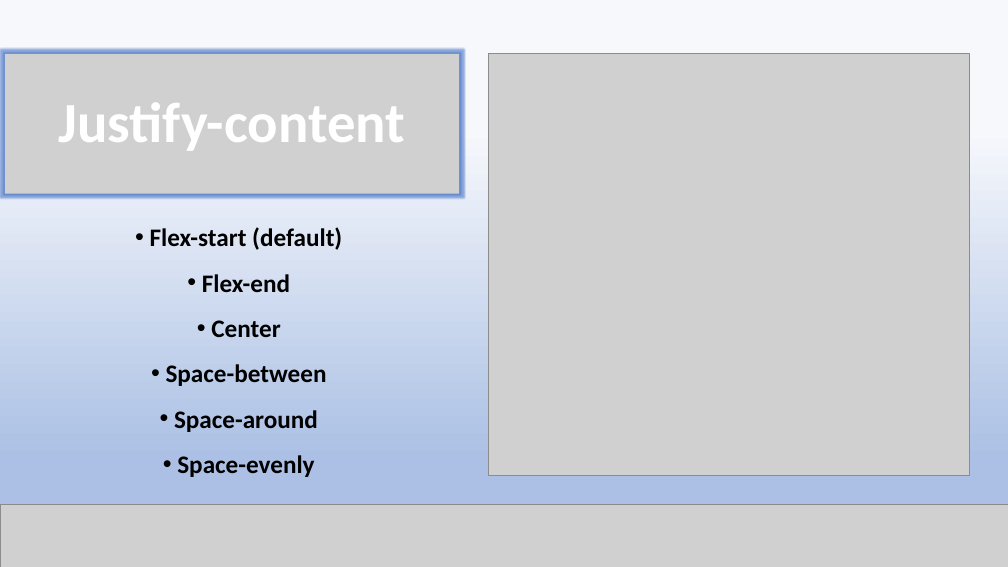
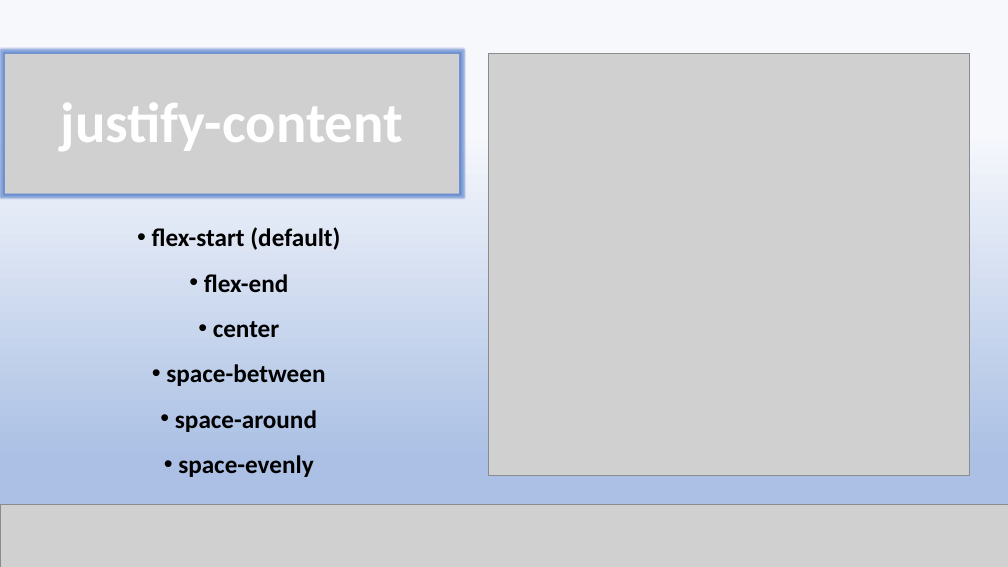
Before and after one commit to AdHouen/COURS_ANGLAIS, a slide deck: slide 9 of Exposé/Presentation Flex Box.pptx. Drawn at 1008x567 pixels with LibreOffice and Linux fonts; fonts in the diff are those of the drawing; grey boxes stand for pictures. Boxes give left, top, right and bottom in pixels: in the first picture for what was removed or moved away, otherwise in the second. Text is boxed around its words. In the diff, an @@ line names an element or a change of style, - is before the commit and + after.

```diff
--- a/Exposé/Presentation Flex Box.pptx
+++ b/Exposé/Presentation Flex Box.pptx
@@ text in picture at bbox=[61, 103, 403, 151]: text changed @@
-Justify-content
+justify-content
@@ text at bbox=[152, 227, 340, 477]: text changed @@
-• Flex-start (default)
-• Flex-end
-• Center
-• Space-between
-• Space-around
-• Space-evenly
+• flex-start (default)
+• flex-end
+• center
+• space-between
+• space-around
+• space-evenly
```
Also in this commit, not shown: 9 other slides changed, 1 other file.
